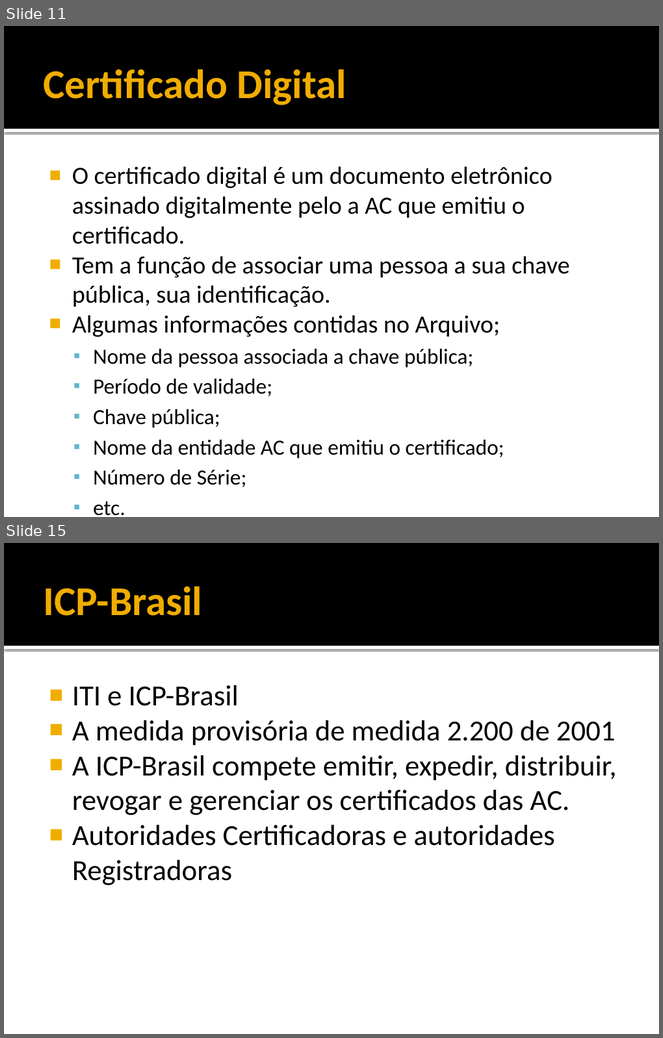
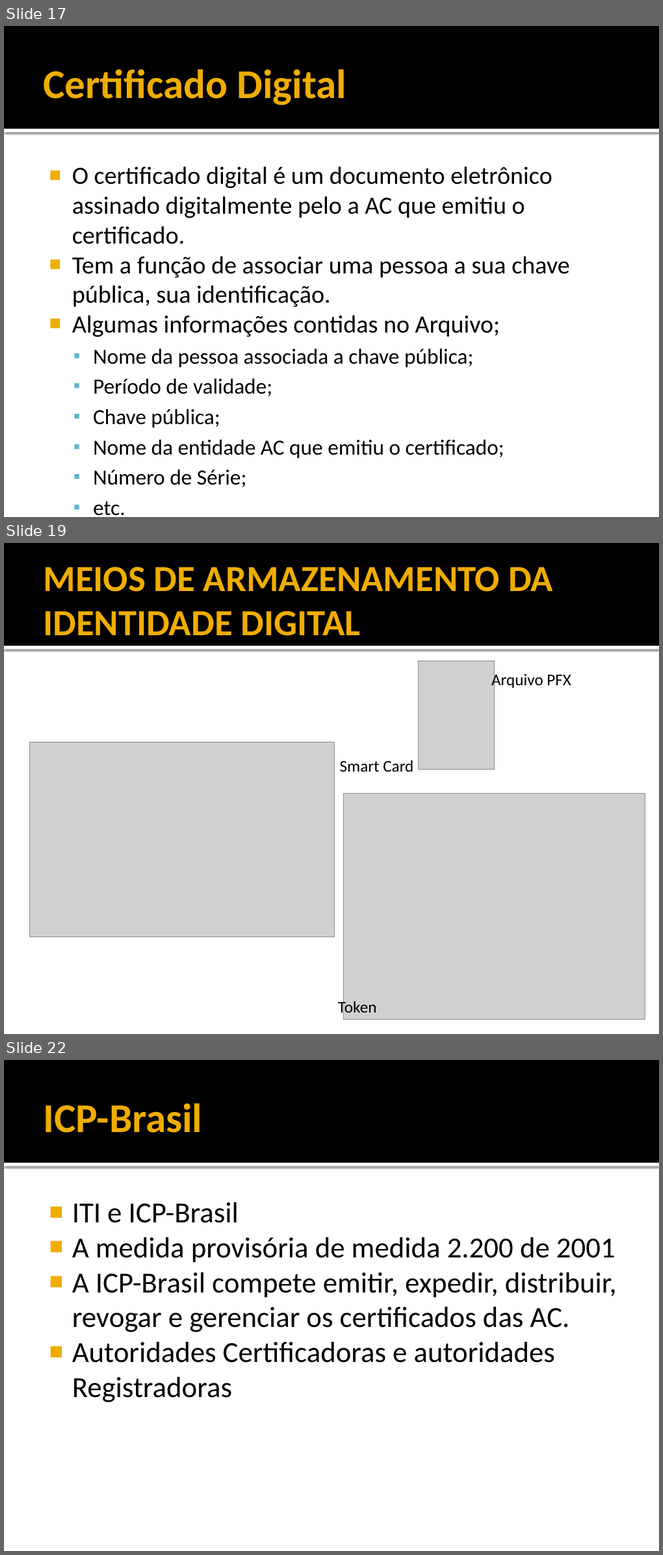
Before and after one commit to rayu1988/svn-jeanbruno, a slide deck: DOCS/TCC/5 - APRESENTAÇÃO.pptx. Shown one above the other, each under a label of ours: slides 11 and 15 before the commit, slides 17, 19 and 22 after it; the slides between them are not shown. The pictures are 663x1038 and 663x1555 pixels, drawn with LibreOffice and Linux fonts; fonts in the diff are those of the drawing; grey boxes stand for pictures. Boxes give left, top, right and bottom in pixels: in the first picture for what was removed or moved away, otherwise in the second. Text is boxed around its words. In the diff, an @@ line names an element or a change of style, - is before the commit and + after.

```diff
--- a/DOCS/TCC/5 - APRESENTAÇÃO.pptx
+++ b/DOCS/TCC/5 - APRESENTAÇÃO.pptx
@@ slide 19 added at [4, 543, 659, 1034], background #FFFFFF; not listed: 2 template elements that a slide beside it also shows @@
@@ title added at [43, 567, 553, 636], 40.5 pt, text #F0AD00, bold @@
+MEIOS DE ARMAZENAMENTO DA IDENTIDADE DIGITAL
@@ picture added at [419, 661, 495, 770] @@
@@ text added at [492, 672, 571, 689], 18 pt, text #000000 @@
+Arquivo PFX
@@ picture added at [29, 743, 335, 938] @@
@@ text added at [340, 760, 414, 772], 18 pt, text #000000 @@
+Smart Card
@@ picture added at [343, 794, 645, 1020] @@
@@ text added at [338, 999, 377, 1017], 18 pt, text #000000 @@
+Token
@@ what was slide 11 is now slide 17 @@
@@ what was slide 15 is now slide 22 @@
```
Also in this commit, not shown: 2 slides changed, 7 other slides added.
